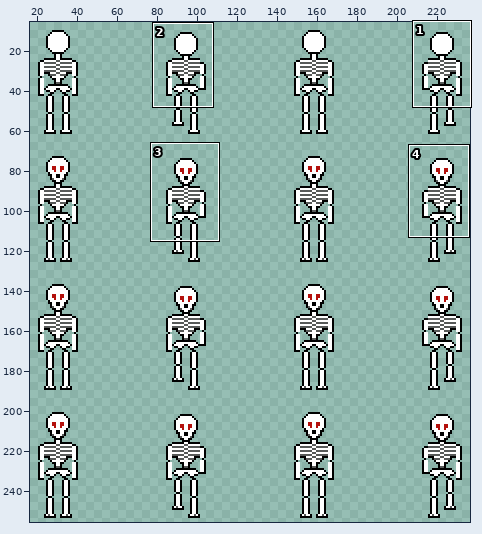
Two versions of one pixel-art file, assets/aseprite/skeleton2.aseprite. Above, an overview of the earlier version with the close-up marked.
Close-up. Before the commit:
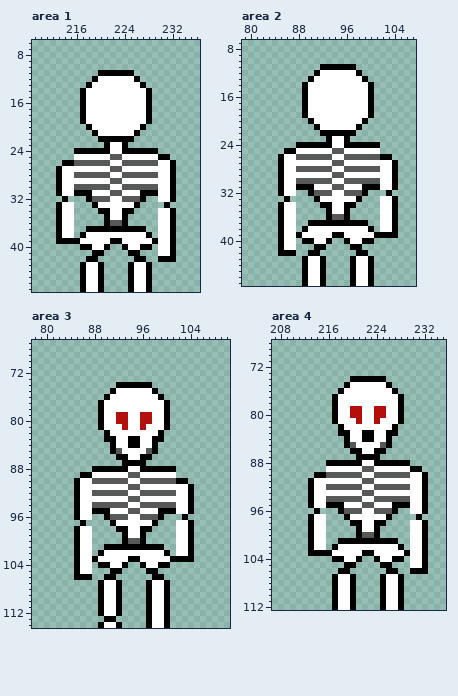
256x256 pixels, 1 frame. Pixels under 10% opacity are left out. Shown: area 1: x 209..236, y 6..47; area 2: x 79..107, y 7..47; area 3: x 78..110, y 67..114; area 4: x 207..235, y 68..112. The wide view leaves out empty margins. The commit also changed other parts of the picture, which this record leaves out.
The same view after the edit:
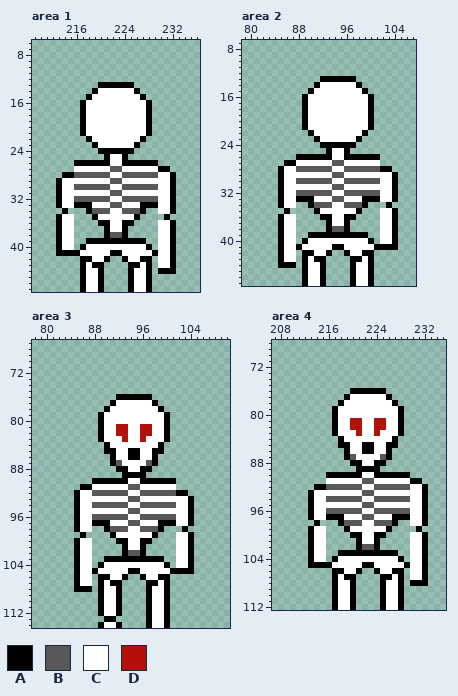
Palette (. is transparent): A #000000  B #575958  C #ffffff  D #b3100c
Edits made:
layer "BigHead" removed
--- area 1
@@ x 215..230 @@
 10 ................
-11 .....AAAAAA.....
-12 ....ACCCCCCA....
-13 ...ACCCCCCCCA...
-14 ..ACCCCCCCCCCA..
-15 ..ACCCCCCCCCCA..
+11 ................
+12 ................
+13 .....AAAAAA.....
+14 ....ACCCCCCA....
+15 ...ACCCCCCCCA...
 16 ..ACCCCCCCCCCA..
@@ x 209..236 @@
 19 ........ACCCCCCCCCCA........
-20 .........ACCCCCCCCA.........
-21 ..........ACCCCCCA..........
-22 ...........AAAAAA...........
-23 ............ACCA............
-24 .......AAAAAACCAAAAAA.......
-25 .......CCCCCCBBCCCCCCAA.....
-26 .....AABBBBBBCCBBBBBBCCA....
-27 ....ACCCCCCCCBBCCCCCCCCA....
-28 ....ACCBBBBBBCCBBBBBBCCA....
+20 ........ACCCCCCCCCCA........
+21 ........ACCCCCCCCCCA........
+22 .........ACCCCCCCCA.........
+23 ..........ACCCCCCA..........
+24 ...........AAAAAA...........
+25 ............ACCA............
+26 .......AAAAAACCAAAAAA.......
+27 .......CCCCCCBBCCCCCCAA.....
+28 .....AABBBBBBCCBBBBBBCCA....
 29 ....ACCCCCCCCBBCCCCCCCCA....
 30 ....ACCBBBBBBCCBBBBBBCCA....
-31 ....ACCAAACCCBBCCCAAACCA....
-32 .....A...ABBBCCBBBA..CCA....
-33 ....ACC...ACCCCCCA....A.....
-34 ....ACC....AACCAA....CCA....
-35 ....ACC.....ACCA.....CCA....
-36 ....ACC.....ABBA.....CCA....
-37 ....ACC..AAAAAAAAAA..CCA....
-38 ....ACC.ACCCCCCCCCCA.CCA....
-39 ....AAAACCCCCAACCCCCACCA....
-40 ........AACCA..ACCAA.CCA....
-41 ..........AA....AA...CCA....
-42 .........AA......AA..AAA....
-43 ........ACCA....ACCA........
-44 ........ACCA....ACCA........
+31 ....ACCCCCCCCBBCCCCCCCCA....
+32 ....ACCBBBBBBCCBBBBBBCCA....
+33 ....ACCAAACCCBBCCCAAACCA....
+34 .....A...ABBBCCBBBA..CCA....
+35 ....ACC...ACCCCCCA....A.....
+36 ....ACC....AACCAA....CCA....
+37 ....ACC.....ACCA.....CCA....
+38 ....ACC.....ABBA.....CCA....
+39 ....ACC..AAAAAAAAAA..CCA....
+40 ....ACC.ACCCCCCCCCCA.CCA....
+41 ....AAAACCCCCAACCCCCACCA....
+42 ........AACCA..ACCAA.CCA....
+43 ........ACAA....AACA.CCA....
+44 ........ACCA....ACCA.AAA....
 45 ........ACCA....ACCA........
--- area 2
@@ x 87..102 @@
 10 ................
-11 .....AAAAAA.....
-12 ....ACCCCCCA....
-13 ...ACCCCCCCCA...
-14 ..ACCCCCCCCCCA..
-15 ..ACCCCCCCCCCA..
+11 ................
+12 ................
+13 .....AAAAAA.....
+14 ....ACCCCCCA....
+15 ...ACCCCCCCCA...
 16 ..ACCCCCCCCCCA..
@@ x 79..107 @@
 19 ..........ACCCCCCCCCCA.......
-20 ...........ACCCCCCCCA........
-21 ............ACCCCCCA.........
-22 .............AAAAAA..........
-23 ..............ACCA...........
-24 .........AAAAAACCAAAAAA......
-25 .......AACCCCCCBBCCCCCC......
-26 ......ACCBBBBBBCCBBBBBBAA....
-27 ......ACCCCCCCCBBCCCCCCCCA...
-28 ......ACCBBBBBBCCBBBBBBCCA...
+20 ..........ACCCCCCCCCCA.......
+21 ..........ACCCCCCCCCCA.......
+22 ...........ACCCCCCCCA........
+23 ............ACCCCCCA.........
+24 .............AAAAAA..........
+25 ..............ACCA...........
+26 .........AAAAAACCAAAAAA......
+27 .......AACCCCCCBBCCCCCC......
+28 ......ACCBBBBBBCCBBBBBBAA....
 29 ......ACCCCCCCCBBCCCCCCCCA...
 30 ......ACCBBBBBBCCBBBBBBCCA...
-31 ......ACCAAACCCBBCCCAAACCA...
-32 ......ACC..ABBBCCBBBA...A....
-33 .......A....ACCCCCCA...CCA...
-34 ......ACC....AACCAA....CCA...
-35 ......ACC.....ACCA.....CCA...
-36 ......ACC.....ABBA.....CCA...
-37 ......ACC..AAAAAAAAAA..CCA...
-38 ......ACC.ACCCCCCCCCCA.CCA...
-39 ......ACCACCCCCAACCCCCAAAA...
-40 ......ACC.AACCA..ACCAA.......
-41 ......ACC...AA....AA.........
-42 ......AAA..AA......AA........
-43 ..........ACCA....ACCA.......
-44 ..........ACCA....ACCA.......
+31 ......ACCCCCCCCBBCCCCCCCCA...
+32 ......ACCBBBBBBCCBBBBBBCCA...
+33 ......ACCAAACCCBBCCCAAACCA...
+34 ......ACC..ABBBCCBBBA...A....
+35 .......A....ACCCCCCA...CCA...
+36 ......ACC....AACCAA....CCA...
+37 ......ACC.....ACCA.....CCA...
+38 ......ACC.....ABBA.....CCA...
+39 ......ACC..AAAAAAAAAA..CCA...
+40 ......ACC.ACCCCCCCCCCA.CCA...
+41 ......ACCACCCCCAACCCCCAAAA...
+42 ......ACC.AACCA..ACCAA.......
+43 ......ACC.ACAA....AACA.......
+44 ......AAA.ACCA....ACCA.......
 45 ..........ACCA....ACCA.......
--- area 3
@@ x 78..110 @@
  73 .................................
- 74 ..............AAAAAA.............
- 75 .............ACCCCCCA............
- 76 ............ACCCCCCCCA...........
- 77 ...........ACCCCCCCCCCA..........
- 78 ...........ACCCCCCCCCCA..........
- 79 ...........ACCDDCCDDCCA..........
- 80 ...........ACCDDCCDDCCA..........
- 81 ...........ACCCDCCDCCCA..........
- 82 ............ACCCCCCCCA...........
- 83 ............AACCAACCAA...........
- 84 .............ACCAACCA............
- 85 .............ABCCCCBA............
- 86 ..............AACCAA.............
- 87 ...............AAAA..............
- 88 ..........AAAAAACCAAAAAA.........
- 89 ........AACCCCCCBBCCCCCC.........
- 90 .......ACCBBBBBBCCBBBBBBAA.......
- 91 .......ACCCCCCCCBBCCCCCCCCA......
- 92 .......ACCBBBBBBCCBBBBBBCCA......
+ 74 .................................
+ 75 .................................
+ 76 ..............AAAAAA.............
+ 77 .............ACCCCCCA............
+ 78 ............ACCCCCCCCA...........
+ 79 ...........ACCCCCCCCCCA..........
+ 80 ...........ACCCCCCCCCCA..........
+ 81 ...........ACCDDCCDDCCA..........
+ 82 ...........ACCDDCCDDCCA..........
+ 83 ...........ACCCDCCDCCCA..........
+ 84 ............ACCCCCCCCA...........
+ 85 ............AACCAACCAA...........
+ 86 .............ACCAACCA............
+ 87 .............ABCCCCBA............
+ 88 ..............AACCAA.............
+ 89 ...............AAAA..............
+ 90 ..........AAAAAACCAAAAAA.........
+ 91 ........AACCCCCCBBCCCCCC.........
+ 92 .......ACCBBBBBBCCBBBBBBAA.......
  93 .......ACCCCCCCCBBCCCCCCCCA......
  94 .......ACCBBBBBBCCBBBBBBCCA......
- 95 .......ACCAAACCCBBCCCAAACCA......
- 96 .......ACC..ABBBCCBBBA...A.......
- 97 ........A....ACCCCCCA...CCA......
- 98 .......ACC....AACCAA....CCA......
- 99 .......ACC.....ACCA.....CCA......
-100 .......ACC.....ABBA.....CCA......
-101 .......ACC..AAAAAAAAAA..CCA......
-102 .......ACC.ACCCCCCCCCCA.CCA......
-103 .......ACCACCCCCAACCCCCAAAA......
-104 .......ACC.AACCA..ACCAA..........
-105 .......ACC...AA....AA............
-106 .......AAA..AA......AA...........
-107 ...........ACCA....ACCA..........
-108 ...........ACCA....ACCA..........
+ 95 .......ACCCCCCCCBBCCCCCCCCA......
+ 96 .......ACCBBBBBBCCBBBBBBCCA......
+ 97 .......ACCAAACCCBBCCCAAACCA......
+ 98 .......ACC..ABBBCCBBBA...A.......
+ 99 ........A....ACCCCCCA...CCA......
+100 .......ACC....AACCAA....CCA......
+101 .......ACC.....ACCA.....CCA......
+102 .......ACC.....ABBA.....CCA......
+103 .......ACC..AAAAAAAAAA..CCA......
+104 .......ACC.ACCCCCCCCCCA.CCA......
+105 .......ACCACCCCCAACCCCCAAAA......
+106 .......ACC.AACCA..ACCAA..........
+107 .......ACC.ACAA....AACA..........
+108 .......AAA.ACCA....ACCA..........
 109 ...........ACCA....ACCA..........
--- area 4
@@ x 207..235 @@
  73 .............................
- 74 .............AAAAAA..........
- 75 ............ACCCCCCA.........
- 76 ...........ACCCCCCCCA........
- 77 ..........ACCCCCCCCCCA.......
- 78 ..........ACCCCCCCCCCA.......
- 79 ..........ACCDDCCDDCCA.......
- 80 ..........ACCDDCCDDCCA.......
- 81 ..........ACCCDCCDCCCA.......
- 82 ...........ACCCCCCCCA........
- 83 ...........AACCAACCAA........
- 84 ............ACCAACCA.........
- 85 ............ABCCCCBA.........
- 86 .............AACCAA..........
- 87 ..............AAAA...........
- 88 .........AAAAAACCAAAAAA......
- 89 .........CCCCCCBBCCCCCCAA....
- 90 .......AABBBBBBCCBBBBBBCCA...
- 91 ......ACCCCCCCCBBCCCCCCCCA...
- 92 ......ACCBBBBBBCCBBBBBBCCA...
+ 74 .............................
+ 75 .............................
+ 76 .............AAAAAA..........
+ 77 ............ACCCCCCA.........
+ 78 ...........ACCCCCCCCA........
+ 79 ..........ACCCCCCCCCCA.......
+ 80 ..........ACCCCCCCCCCA.......
+ 81 ..........ACCDDCCDDCCA.......
+ 82 ..........ACCDDCCDDCCA.......
+ 83 ..........ACCCDCCDCCCA.......
+ 84 ...........ACCCCCCCCA........
+ 85 ...........AACCAACCAA........
+ 86 ............ACCAACCA.........
+ 87 ............ABCCCCBA.........
+ 88 .............AACCAA..........
+ 89 ..............AAAA...........
+ 90 .........AAAAAACCAAAAAA......
+ 91 .........CCCCCCBBCCCCCCAA....
+ 92 .......AABBBBBBCCBBBBBBCCA...
  93 ......ACCCCCCCCBBCCCCCCCCA...
  94 ......ACCBBBBBBCCBBBBBBCCA...
- 95 ......ACCAAACCCBBCCCAAACCA...
- 96 .......A...ABBBCCBBBA..CCA...
- 97 ......ACC...ACCCCCCA....A....
- 98 ......ACC....AACCAA....CCA...
- 99 ......ACC.....ACCA.....CCA...
-100 ......ACC.....ABBA.....CCA...
-101 ......ACC..AAAAAAAAAA..CCA...
-102 ......ACC.ACCCCCCCCCCA.CCA...
-103 ......AAAACCCCCAACCCCCACCA...
-104 ..........AACCA..ACCAA.CCA...
-105 ............AA....AA...CCA...
-106 ...........AA......AA..AAA...
-107 ..........ACCA....ACCA.......
-108 ..........ACCA....ACCA.......
+ 95 ......ACCCCCCCCBBCCCCCCCCA...
+ 96 ......ACCBBBBBBCCBBBBBBCCA...
+ 97 ......ACCAAACCCBBCCCAAACCA...
+ 98 .......A...ABBBCCBBBA..CCA...
+ 99 ......ACC...ACCCCCCA....A....
+100 ......ACC....AACCAA....CCA...
+101 ......ACC.....ACCA.....CCA...
+102 ......ACC.....ABBA.....CCA...
+103 ......ACC..AAAAAAAAAA..CCA...
+104 ......ACC.ACCCCCCCCCCA.CCA...
+105 ......AAAACCCCCAACCCCCACCA...
+106 ..........AACCA..ACCAA.CCA...
+107 ..........ACAA....AACA.CCA...
+108 ..........ACCA....ACCA.AAA...
 109 ..........ACCA....ACCA.......
Changed places in both close-ups, as pixel boxes (x1, y1, x2, y2):
changed: (56, 70, 176, 274)
changed: (302, 64, 374, 94)
changed: (278, 118, 398, 268)
changed: (74, 382, 194, 592)
changed: (308, 376, 428, 586)
